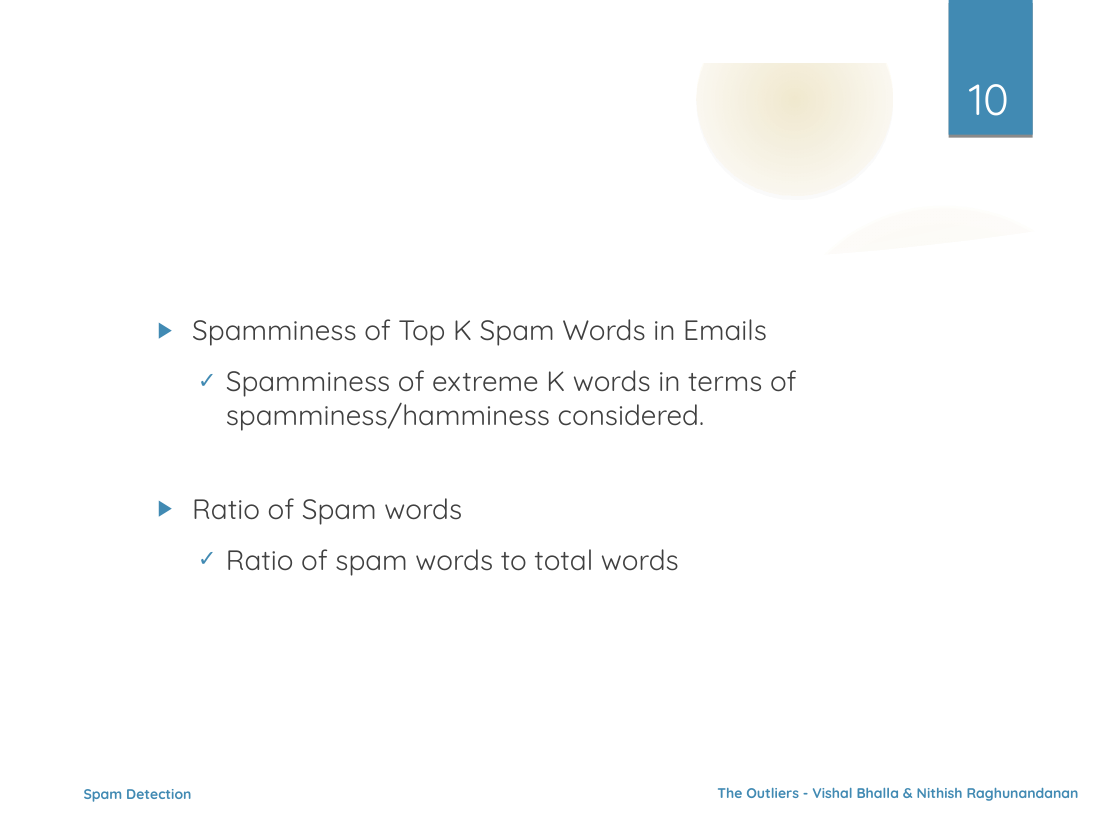
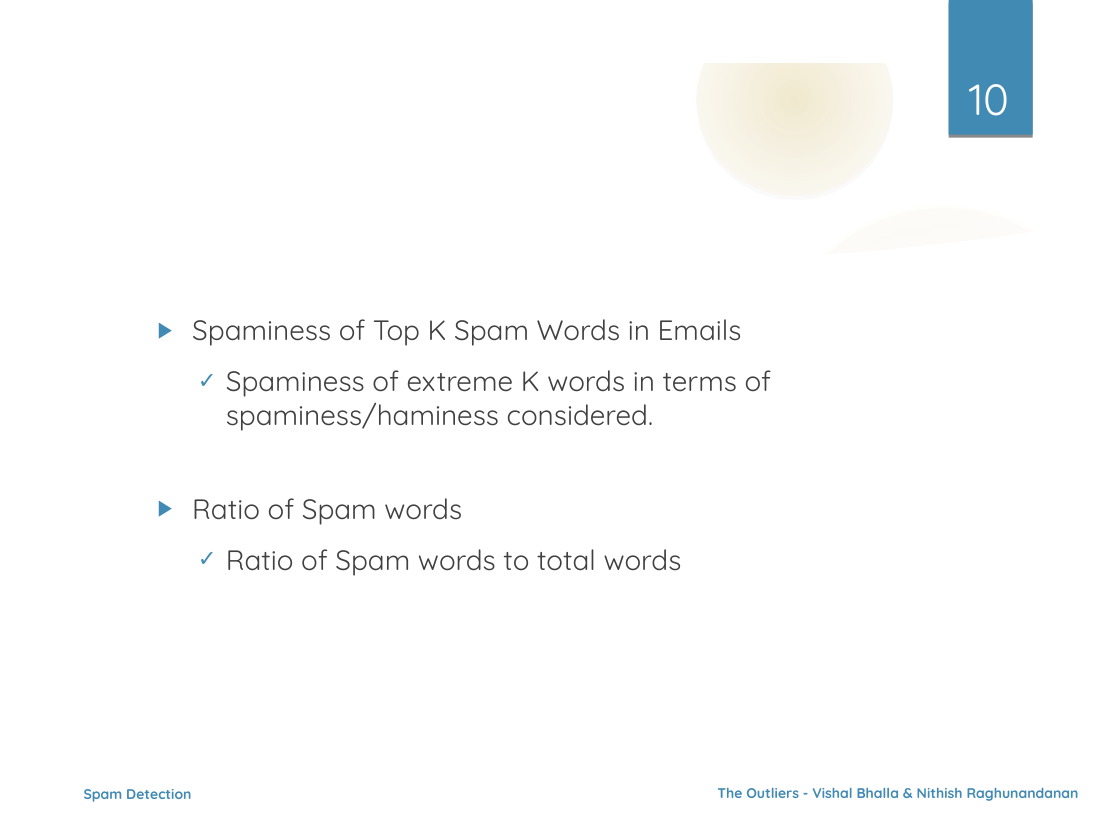
Before and after one commit to nehgu/Anomaly-Detection, a slide deck: slide 10 of Challenges/Spam Filtering Challenge 4/Ppt - Spam Detection Challenge-4.odp. Drawn at 1120x840 pixels with LibreOffice and Linux fonts; fonts in the diff are those of the drawing; background and template pictures are left out. Boxes give left, top, right and bottom in pixels: in the first picture for what was removed or moved away, otherwise in the second. Text is boxed around its words. In the diff, an @@ line names an element or a change of style, - is before the commit and + after.

```diff
--- a/Challenges/Spam Filtering Challenge 4/Ppt - Spam Detection Challenge-4.odp
+++ b/Challenges/Spam Filtering Challenge 4/Ppt - Spam Detection Challenge-4.odp
@@ text at <box>192,319,772,431</box>: text changed @@
-  ▶ Spamminess of Top K Spam Words in Emails
-    ✓ Spamminess of extreme K words in terms of spamminess/hamminess considered.
+  ▶ Spaminess of Top K Spam Words in Emails
+    ✓ Spaminess of extreme K words in terms of spaminess/haminess considered.
@@ text at <box>226,549,682,576</box>: text changed @@
-    ✓ Ratio of spam words to total words
+    ✓ Ratio of Spam words to total words
```
Also in this commit, not shown: 6 other slides changed, 1 slide added, 1 other file.
